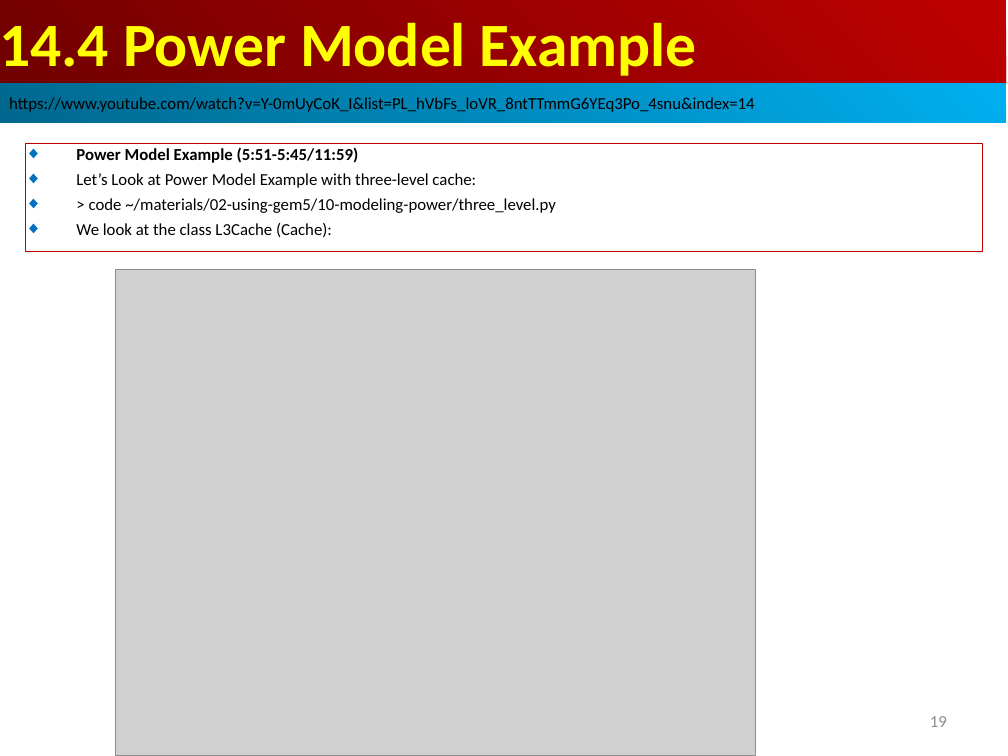
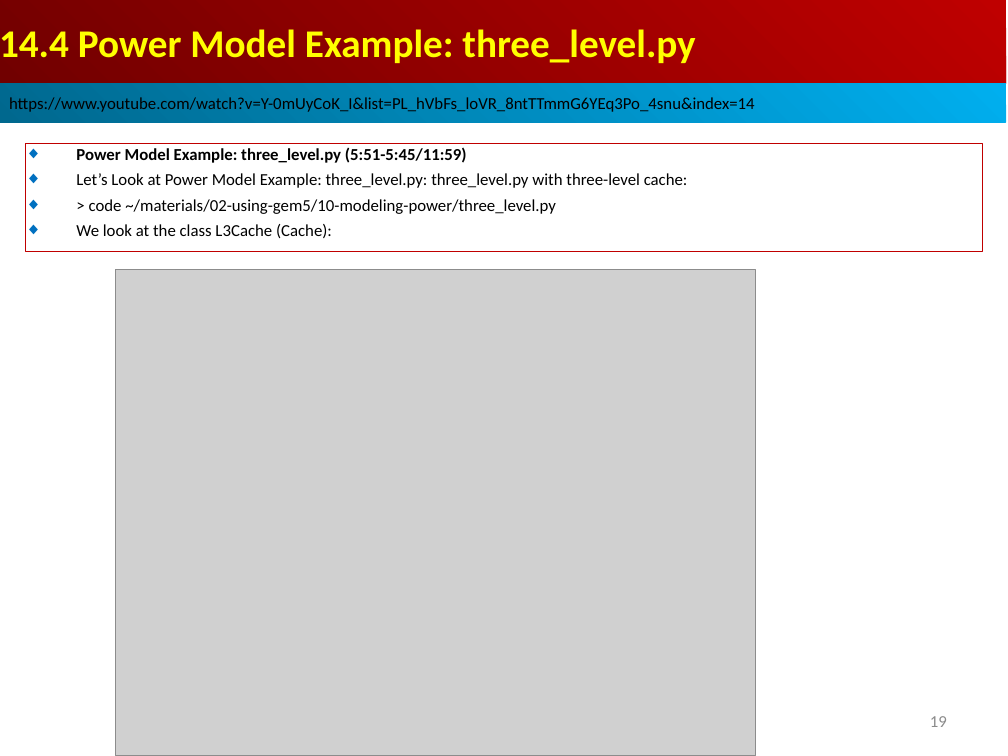
Before and after one commit to peterhchen/AIU_CS850_Gem5_McPAT, a slide deck: slide 19 of 050_Gem5/014.PwrMod/000_Video/014.PowerModel.ppt. Drawn at 1008x756 pixels with LibreOffice and Linux fonts; fonts in the diff are those of the drawing; grey boxes stand for pictures. Boxes give left, top, right and bottom in pixels: in the first picture for what was removed or moved away, otherwise in the second. Text is boxed around its words. In the diff, an @@ line names an element or a change of style, - is before the commit and + after.

```diff
--- a/050_Gem5/014.PwrMod/000_Video/014.PowerModel.ppt
+++ b/050_Gem5/014.PwrMod/000_Video/014.PowerModel.ppt
@@ text in rectangle at box(0, 29, 695, 63): text changed; size 44 to 28 pt @@
-14.4 Power Model Example
+14.4 Power Model Example: three_level.py
@@ text in rectangle at box(76, 147, 688, 188): text changed @@
-◆ Power Model Example (5:51-5:45/11:59)
-◆ Let’s Look at Power Model Example with three-level cache:
+◆ Power Model Example: three_level.py (5:51-5:45/11:59)
+◆ Let’s Look at Power Model Example: three_level.py: three_level.py with three-level cache:
```
Also in this commit, not shown: 11 other slides changed, 3 slides added.
